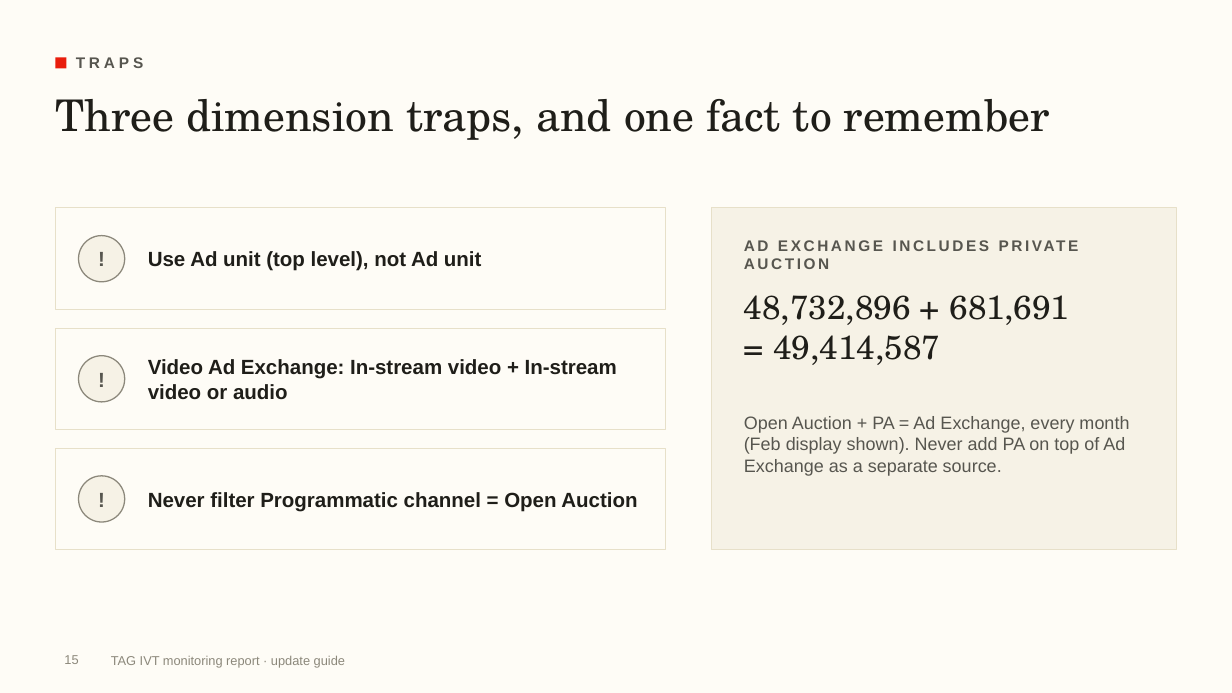
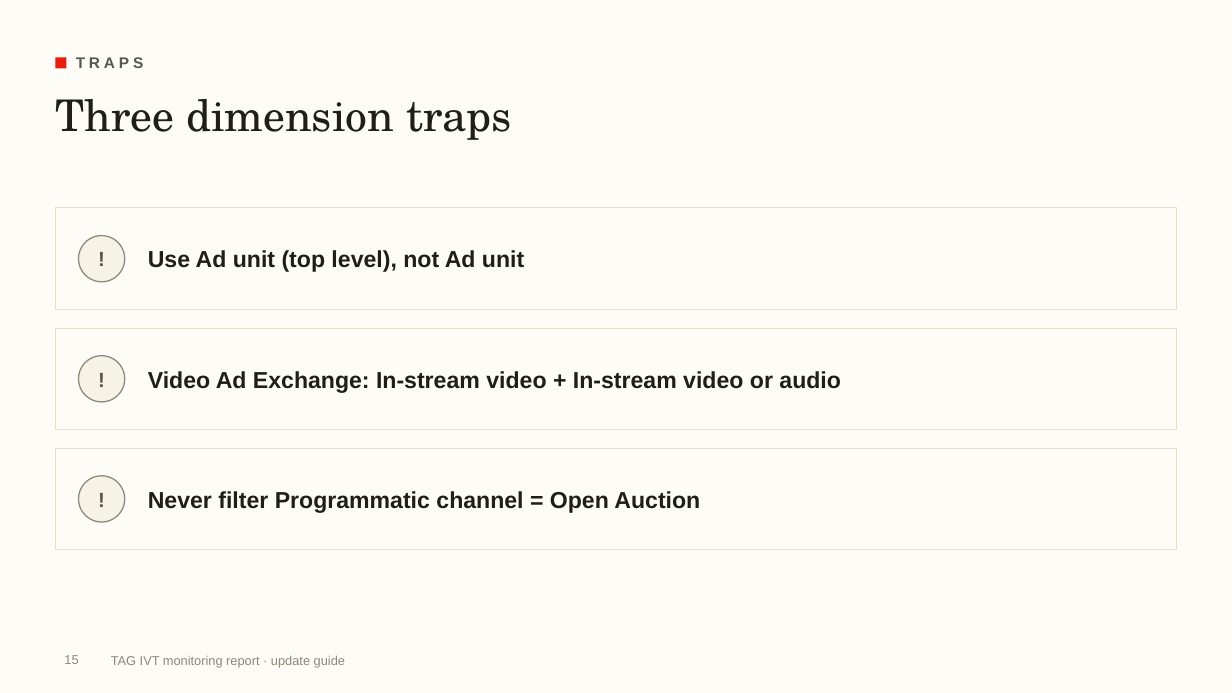
Before and after one commit to rogerhirano-nw/yield-dashboard, a slide deck: slide 15 of docs/TAG_IVT_Report_Update_Guide.pptx. Drawn at 1232x693 pixels with LibreOffice and Linux fonts; fonts in the diff are those of the drawing; background and template pictures are left out. Boxes give left, top, right and bottom in pixels: in the first picture for what was removed or moved away, otherwise in the second. Text is boxed around its words. In the diff, an @@ line names an element or a change of style, - is before the commit and + after.

```diff
--- a/docs/TAG_IVT_Report_Update_Guide.pptx
+++ b/docs/TAG_IVT_Report_Update_Guide.pptx
@@ title at (55,99,512,140): text changed @@
-Three dimension traps, and one fact to remember
+Three dimension traps
@@ rectangle: place and size @@
-rectangle at (55,208,665,310)
+rectangle at (55,208,1177,310)
@@ rectangle removed at (712,208,1177,550) @@
@@ text removed at (744,258,829,269) @@
-AD EXCHANGE INCLUDES PRIVATE AUCTION
@@ text removed at (744,295,1069,365) @@
-48,732,896 + 681,691
-= 49,414,587
@@ rectangle: place and size @@
-rectangle at (55,328,665,430)
+rectangle at (55,328,1177,430)
@@ text removed at (744,416,1129,476) @@
-Open Auction + PA = Ad Exchange, every month (Feb display shown). Never add PA on top of Ad Exchange as a separate source.
@@ rectangle: place and size @@
-rectangle at (55,448,665,550)
+rectangle at (55,448,1177,550)
@@ size 16 to 18 pt in 3 elements at (148,250,524,272), (148,371,841,393), (148,491,700,513) @@
```
Also in this commit, not shown: 4 other files.
